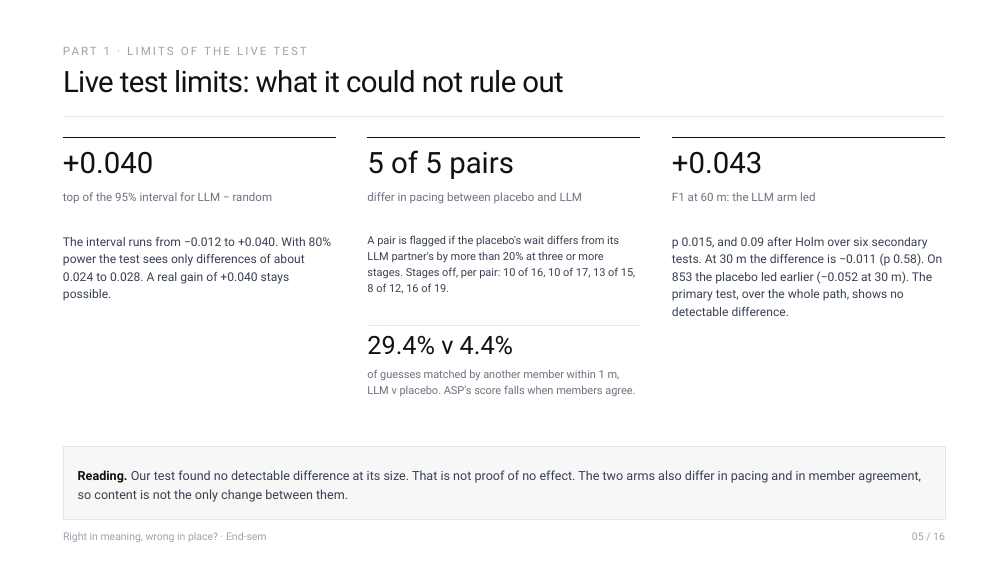
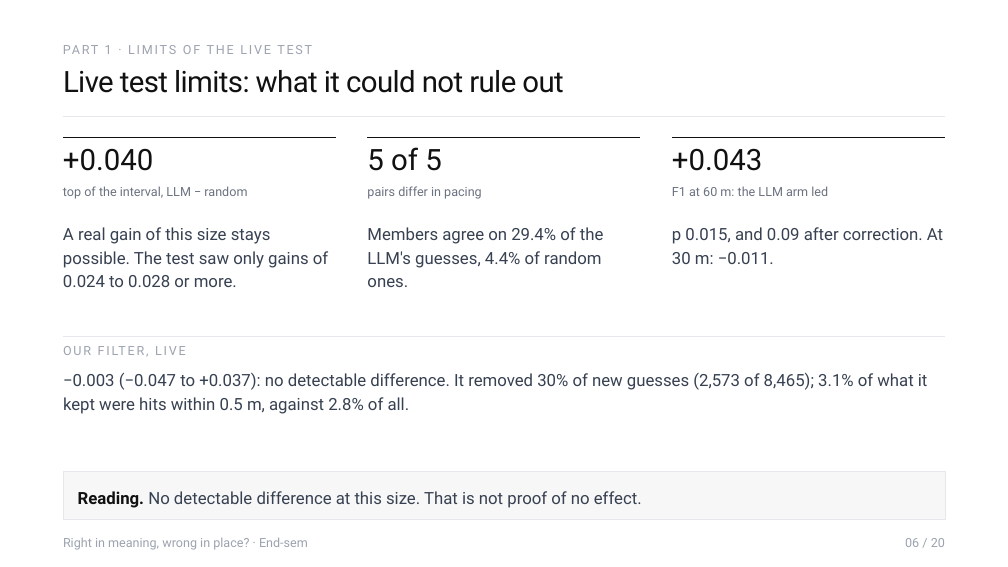
Before and after one commit to Sher110106/validity-aware-active-semantic-exploration, a slide deck: slide 6 of docs/endsem_2026-11/ASP_Endsem.pptx (slide 5 before the commit). Drawn at 1008x567 pixels with LibreOffice and Linux fonts; fonts in the diff are those of the drawing. Boxes give left, top, right and bottom in pixels: in the first picture for what was removed or moved away, otherwise in the second. Text is boxed around its words. In the diff, an @@ line names an element or a change of style, - is before the commit and + after.

```diff
--- a/docs/endsem_2026-11/ASP_Endsem.pptx
+++ b/docs/endsem_2026-11/ASP_Endsem.pptx
@@ text "PART 1 · LIMITS OF ..." at (105, 45, 112, 54): size 11 to 12 pt, letter spacing 2 to 1.7 pt; line spacing 13.2pt to 14.4pt @@
@@ text at (367, 147, 442, 171): text changed @@
-5 of 5 pairs
+5 of 5
@@ text at (63, 186, 247, 199): text changed; size 11 to 12 pt @@
-top of the 95% interval for LLM − random
+top of the interval, LLM − random
@@ text at (367, 186, 482, 199): text changed; size 11 to 12 pt @@
-differ in pacing between placebo and LLM
+pairs differ in pacing
@@ text "F1 at 60 m: the ..." at (672, 186, 828, 196): size 11 to 12 pt; line spacing 15.4pt to 16.2pt @@
@@ text at (63, 227, 328, 287): text changed; size 11.5 to 16 pt @@
-The interval runs from −0.012 to +0.040. With 80% power the test sees only differences of about 0.024 to 0.028. A real gain of +0.040 stays possible.
+A real gain of this size stays possible. The test saw only gains of 0.024 to 0.028 or more.
@@ text at (367, 227, 604, 287): text changed; size 10.5 to 16 pt @@
-A pair is flagged if the placebo's wait differs from its LLM partner's by more than 20% at three or more stages. Stages off, per pair: 10 of 16, 10 of 17, 13 of 15, 8 of 12, 16 of 19.
+Members agree on 29.4% of the LLM's guesses, 4.4% of random ones.
@@ text added at (672, 227, 943, 264), 16 pt, text #374151 @@
+p 0.015, and 0.09 after correction. At 30 m: −0.011.
@@ line moved from (368, 326) - (640, 326) to (63, 336) - (945, 336) @@
@@ text added at (63, 343, 945, 361), 12 pt, text #9CA3AF @@
+OUR FILTER, LIVE
@@ text removed at (367, 336, 513, 355) @@
-29.4% v 4.4%
@@ text at (63, 373, 928, 414): text changed; size 11.5 to 16 pt @@
-p 0.015, and 0.09 after Holm over six secondary tests. At 30 m the difference is −0.011 (p 0.58). On 853 the placebo led earlier (−0.052 at 30 m). The primary test, over the whole path, shows no detectable difference.
+−0.003 (−0.047 to +0.037): no detectable difference. It removed 30% of new guesses (2,573 of 8,465); 3.1% of what it kept were hits within 0.5 m, against 2.8% of all.
@@ text removed at (367, 369, 635, 396) @@
-of guesses matched by another member within 1 m, LLM v placebo. ASP's score falls when members agree.
@@ rectangle "Reading. No detectable difference at ...": place and size @@
-rectangle "Reading. No detectable difference at ..." at (63, 446, 945, 520)
+rectangle "Reading. No detectable difference at ..." at (63, 472, 945, 520)
@@ text in rectangle at (78, 491, 642, 508): text changed; size 12 to 16 pt @@
-Reading. Our test found no detectable difference at its size. That is not proof of no effect. The two arms also differ in pacing and in member agreement, so content is not the only change between them.
+Reading. No detectable difference at this size. That is not proof of no effect.
@@ text "Right in meaning, wrong in ..." at (63, 537, 308, 550): size 10 to 12 pt; line spacing 12pt to 14.4pt @@
@@ text at (905, 538, 945, 547): text changed; size 10 to 12 pt @@
-05 / 16
+06 / 20
```
Also in this commit, not shown: 12 other slides changed, 8 slides added, 3 slides removed, 7 other files.
